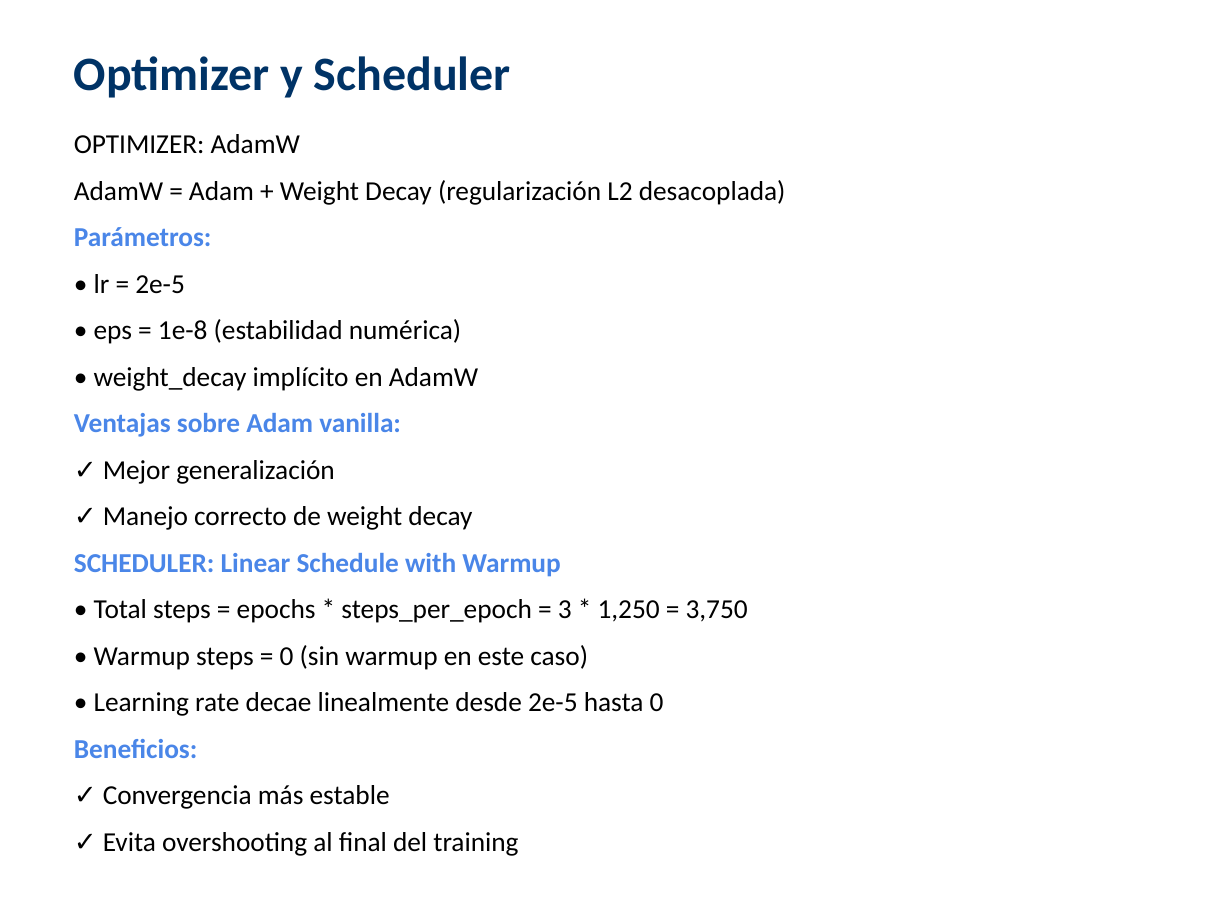
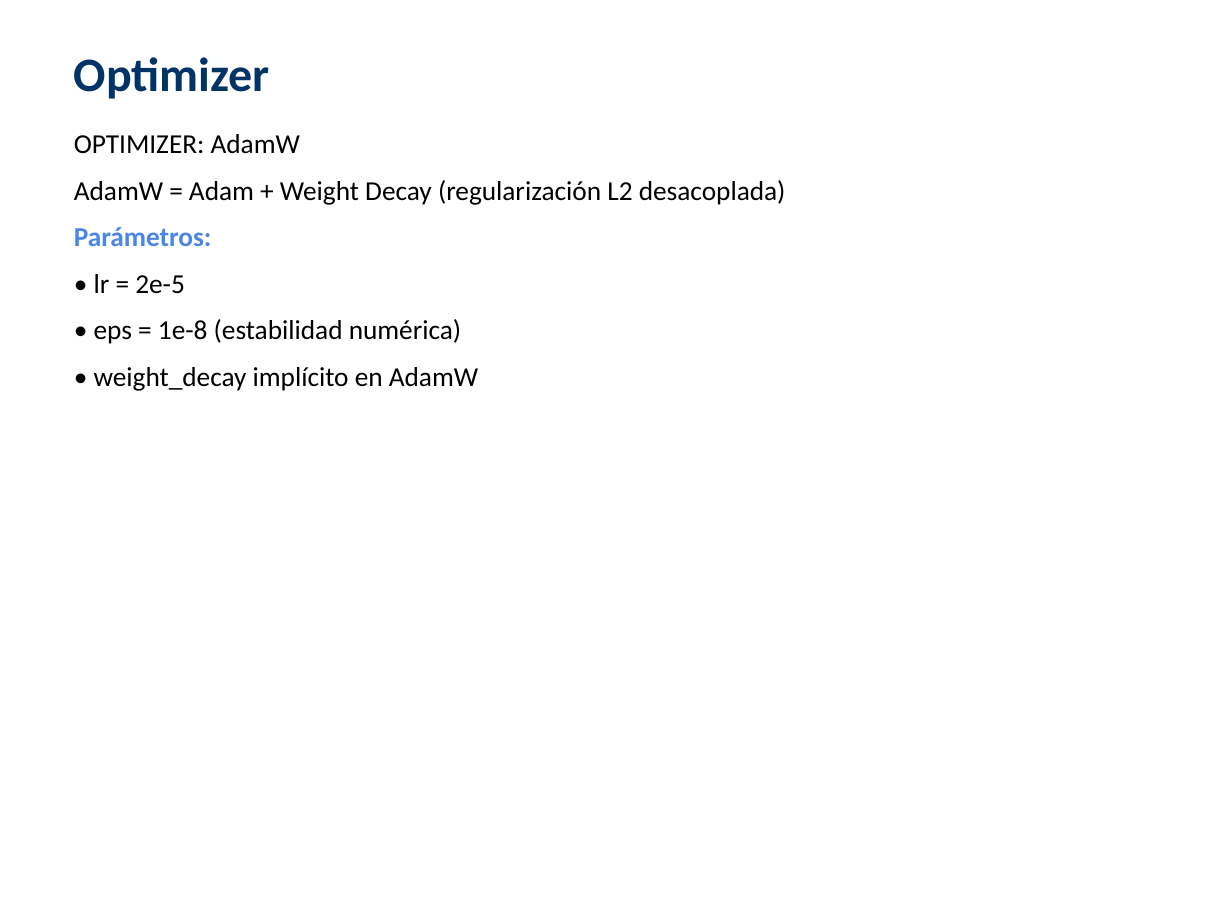
Before and after one commit to aguilarezequiel/stem-review-classifier, a slide deck: slide 32 of docs/Presentacion_Final_Steam_Classifier.pptx (slide 31 before the commit). Drawn at 1232x924 pixels with LibreOffice and Linux fonts; fonts in the diff are those of the drawing. Boxes give left, top, right and bottom in pixels: in the first picture for what was removed or moved away, otherwise in the second. Text is boxed around its words. In the diff, an @@ line names an element or a change of style, - is before the commit and + after.

```diff
--- a/docs/Presentacion_Final_Steam_Classifier.pptx
+++ b/docs/Presentacion_Final_Steam_Classifier.pptx
@@ text at (74,57,270,99): text changed @@
-Optimizer y Scheduler
+Optimizer
@@ text at (74,413,748,856): paragraphs removed @@
-Ventajas sobre Adam vanilla:
-✓ Mejor generalización
-✓ Manejo correcto de weight decay
-SCHEDULER: Linear Schedule with Warmup
-• Total steps = epochs * steps_per_epoch = 3 * 1,250 = 3,750
-• Warmup steps = 0 (sin warmup en este caso)
-• Learning rate decae linealmente desde 2e-5 hasta 0
-Beneficios:
-✓ Convergencia más estable
-✓ Evita overshooting al final del training
```
Also in this commit, not shown: 27 other slides changed, 4 slides added, 2 slides removed.
